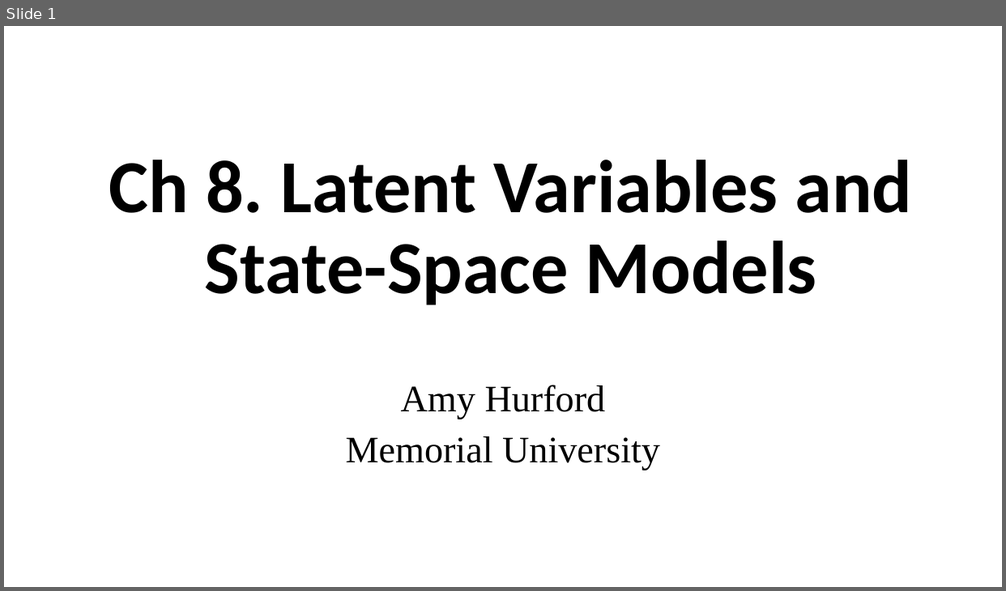
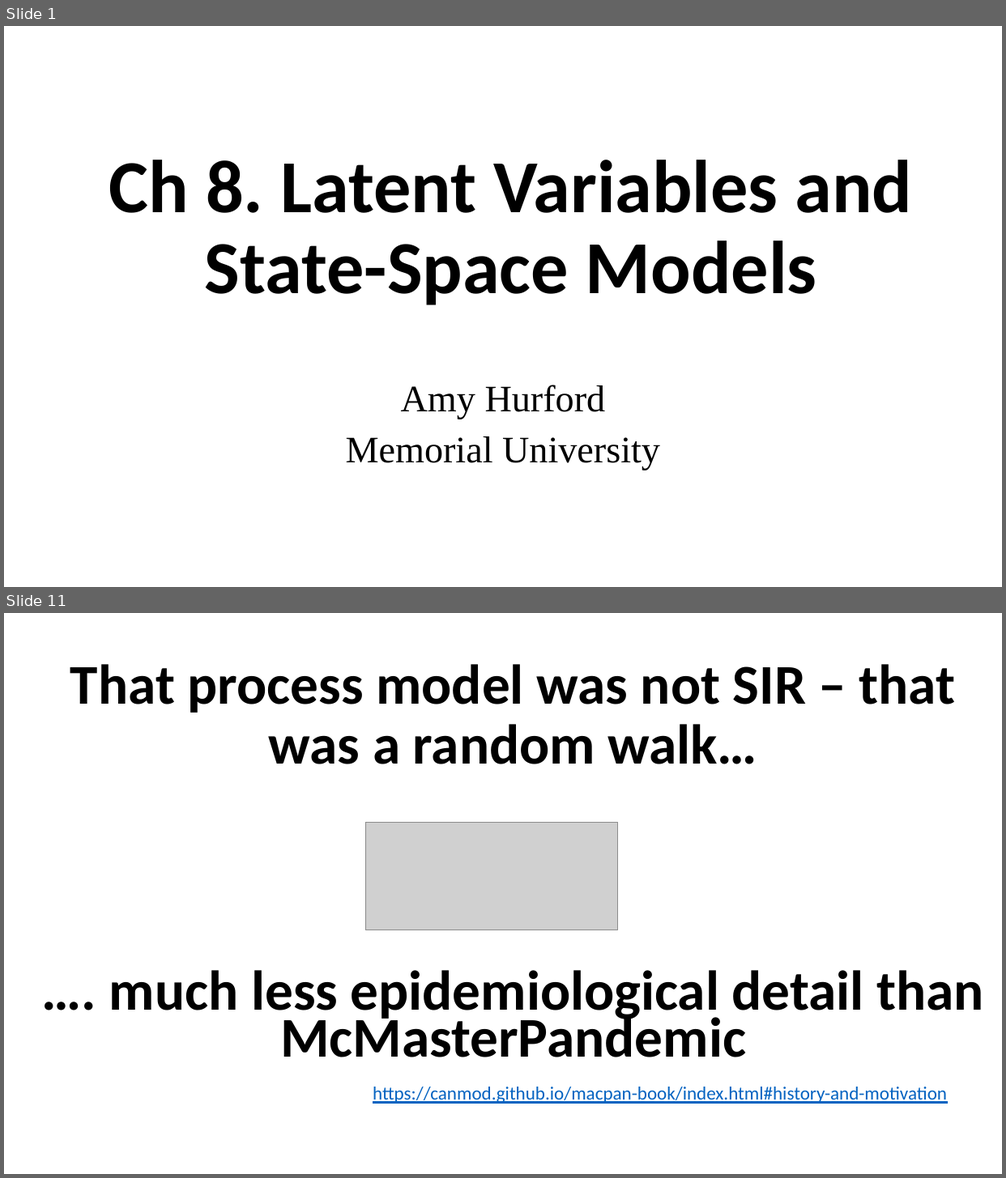
Before and after one commit to ahurford/aarms-summer-school, a slide deck: amy-lectures/State_Space_Models.pptx. Shown one above the other, each under a label of ours: slide 1 before the commit, slides 1 and 11 after it; the slides between them are not shown. The pictures are 1006x591 and 1006x1178 pixels, drawn with LibreOffice and Linux fonts; fonts in the diff are those of the drawing; grey boxes stand for pictures. Boxes give left, top, right and bottom in pixels: in the first picture for what was removed or moved away, otherwise in the second. Text is boxed around its words. In the diff, an @@ line names an element or a change of style, - is before the commit and + after.

```diff
--- a/amy-lectures/State_Space_Models.pptx
+++ b/amy-lectures/State_Space_Models.pptx
@@ slide 11 added at box(4, 613, 1002, 1174), background #FFFFFF @@
@@ title added at box(70, 664, 956, 764), 54 pt, text #000000, bold @@
+That process model was not SIR – that was a random walk…
@@ picture added at box(365, 822, 618, 931) @@
@@ text added at box(109, 970, 984, 1058), 54 pt, text #000000, bold @@
+…. much less epidemiological detail than McMasterPandemic
@@ text added at box(373, 1087, 947, 1104), 18 pt, text #0563C1, underline @@
+https://canmod.github.io/macpan-book/index.html#history-and-motivation
```
Also in this commit, not shown: 10 slides changed, 15 other slides added, 4 slides removed, 2 other files.
